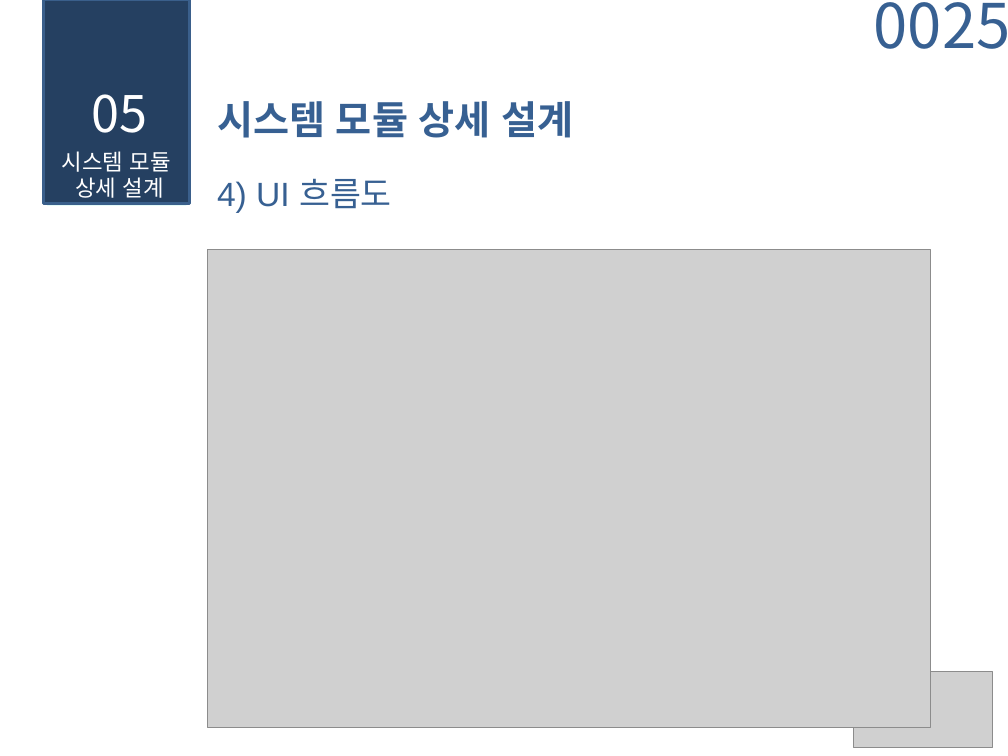
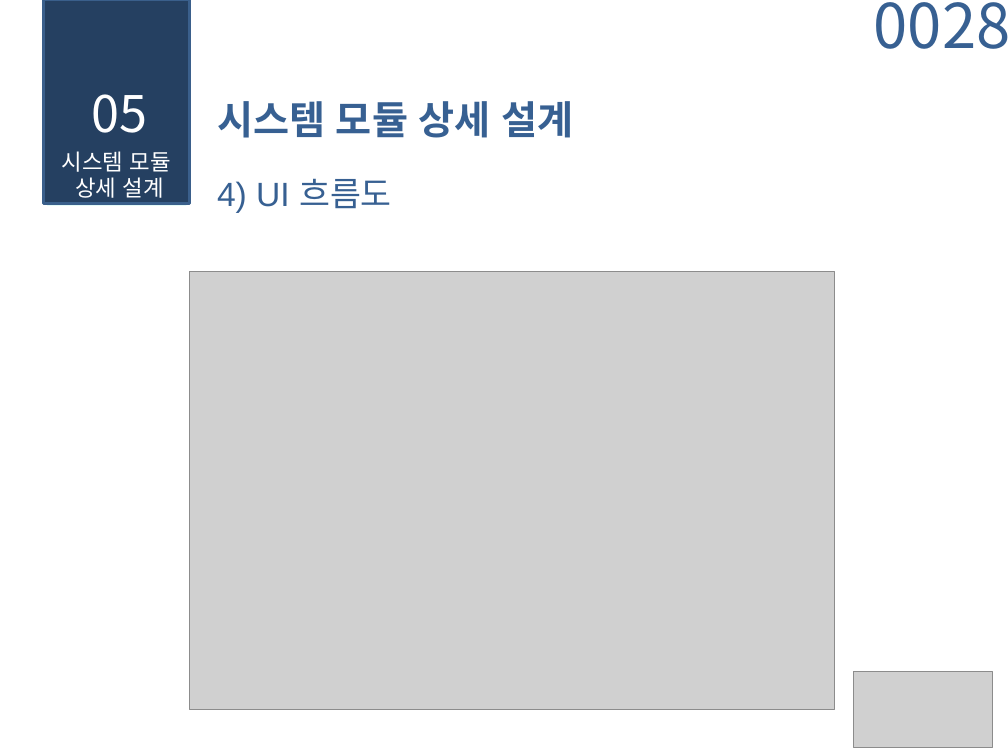
Before and after one commit to fluxion95/nottoolate, a slide deck: slide 28 of 졸업 연구 설계서(조항민,장윤미,박지은).pptx (slide 25 before the commit). Drawn at 1008x756 pixels with LibreOffice and Linux fonts; fonts in the diff are those of the drawing; grey boxes stand for pictures; background and template pictures are left out. Boxes give left, top, right and bottom in pixels: in the first picture for what was removed or moved away, otherwise in the second. Text is boxed around its words. In the diff, an @@ line names an element or a change of style, - is before the commit and + after.

```diff
--- a/졸업 연구 설계서(조항민,장윤미,박지은).pptx
+++ b/졸업 연구 설계서(조항민,장윤미,박지은).pptx
@@ page number at [874, 2, 1008, 49]: text changed @@
-0025
+0028
@@ picture: place and size @@
-picture at [208, 249, 930, 727]
+picture at [190, 271, 836, 709]
```
Also in this commit, not shown: 5 other slides changed, 9 slides added.
